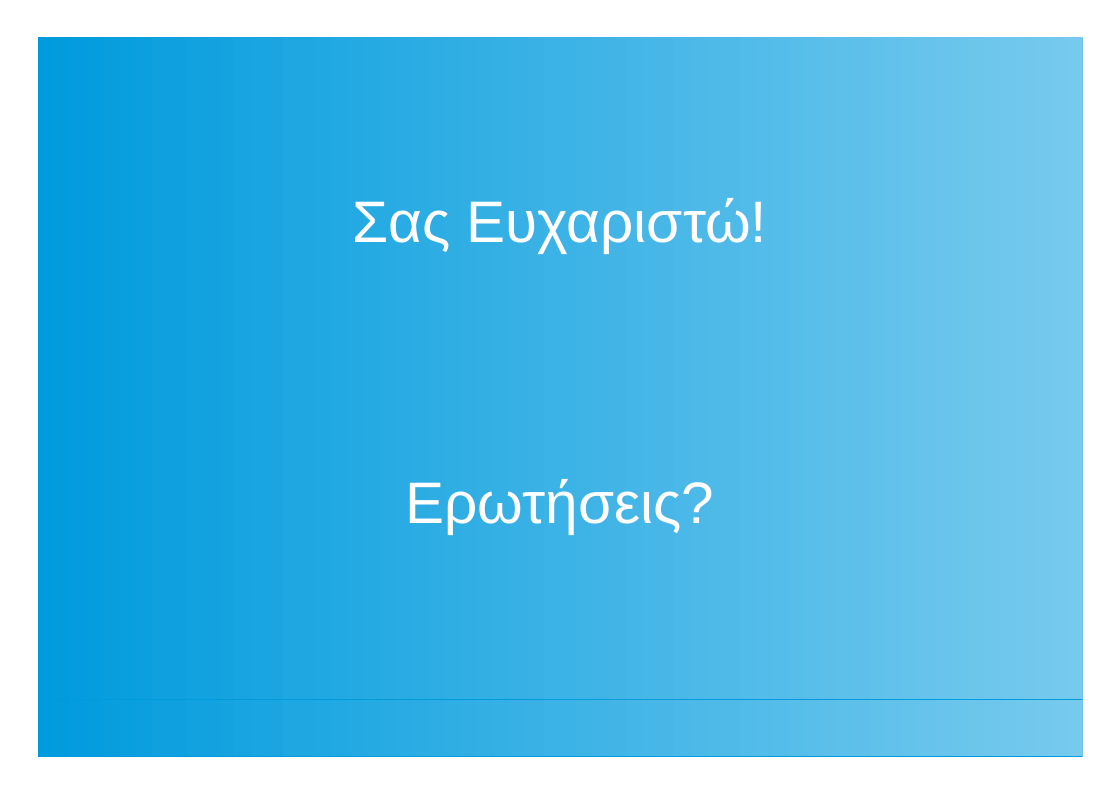
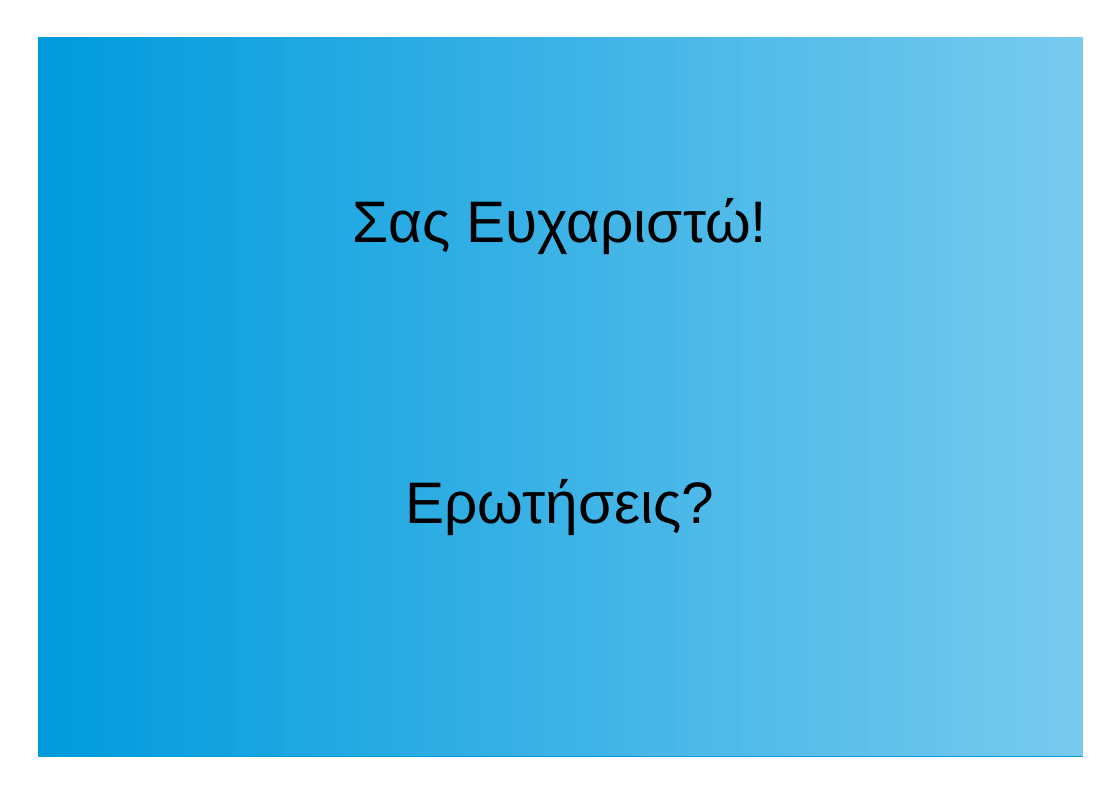
Before and after one commit to ThanosApostolou/omv, a slide deck: slide 16 of docs/thesis presentation.odp (slide 11 before the commit). Drawn at 1120x792 pixels with LibreOffice and Linux fonts; fonts in the diff are those of the drawing. Boxes give left, top, right and bottom in pixels: in the first picture for what was removed or moved away, otherwise in the second. Text is boxed around its words. In the diff, an @@ line names an element or a change of style, - is before the commit and + after.

```diff
--- a/docs/thesis presentation.odp
+++ b/docs/thesis presentation.odp
@@ rectangle resized from (x1=37, y1=37, x2=1083, y2=698) to (x1=37, y1=37, x2=1083, y2=756) @@
@@ title "Σας Ευχαριστώ! Ερωτήσεις?" at (x1=352, y1=198, x2=768, y2=533): text colour #FFFFFF to #000000 @@
@@ rectangle removed at (x1=37, y1=698, x2=1083, y2=756) @@
```
Also in this commit, not shown: 2 other slides changed, 6 slides added, 1 slide removed, 1 other file.
